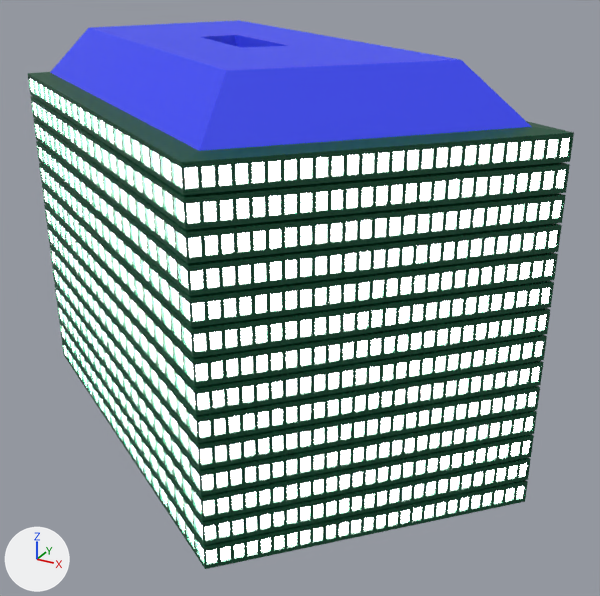
The FBX model Assets/Models/WesteriaIsland/WestphaliaApartments.fbx as it was, and as the next commit left it.
The view is the same before and after, from a 50 mm lens placed at (53.2, -74.6, 56.4), pointed at (8.5, 6.7, 15.8). The axes (+X, +Y, +Z) are drawn at lower left. The lights are the same throughout. Vertices at the same position are counted once.

Names of what the first picture shows: 'WestphaliaApartments'.
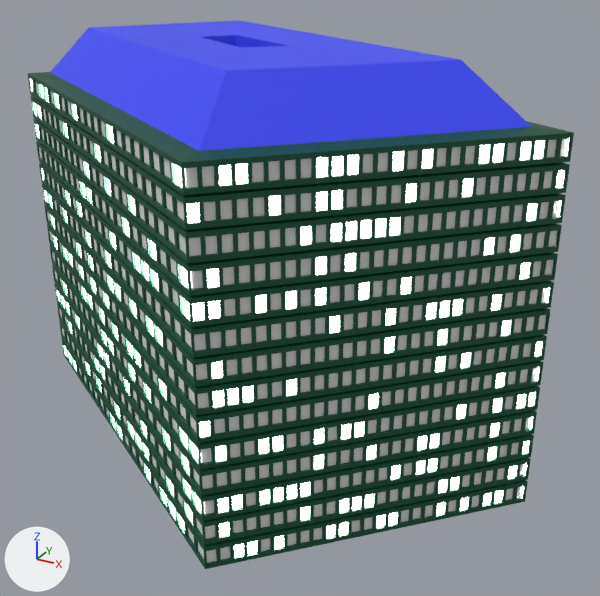
Location of each change, [x1, y1, x2, y2] in pixels of the pictures (600 x 596 px):
part 1 of me_vert_001, recoloured: [31, 79, 568, 563] in both

Diff of the bpy script that builds the scene:
```diff
--- a/Assets/Models/WesteriaIsland/WestphaliaApartments.fbx.py
+++ b/Assets/Models/WesteriaIsland/WestphaliaApartments.fbx.py
@@ mat_windowoff @@
+mat_windowoff = principled_material('windowOff')
+mat_windowoff.base_color = (0.8, 0.8, 0.8)  # white #e7e7e7
@@ me_vert_001 @@
 me_vert_001.from_pydata(...)  # 33740 vertices, 33712 faces; spans x -33.8..37.0, y -27.6..28.4, z -0.9..46.9
 # used by ob_westphaliaapartments; location = (1.4, 6.2, -1.3)
+# me_vert_001 part 1: 904 of the faces centred in x -33.2..36.3, y -26.9..27.7, z 0.5..39.5 switch from mat_material_011 (its picture is missing) to mat_windowoff (white #e7e7e7)
 me_vert_001.materials.append(mat_material_001)
```
